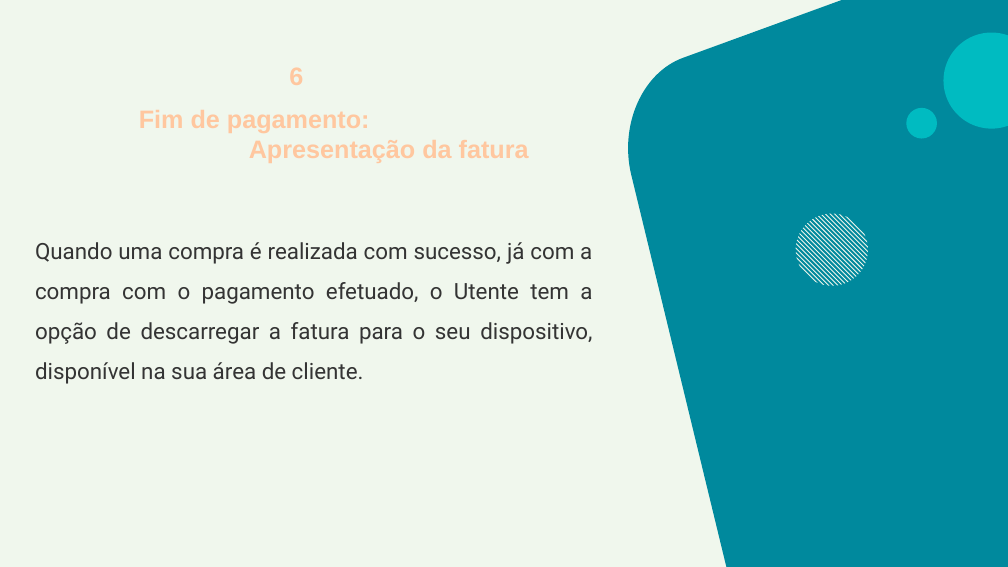
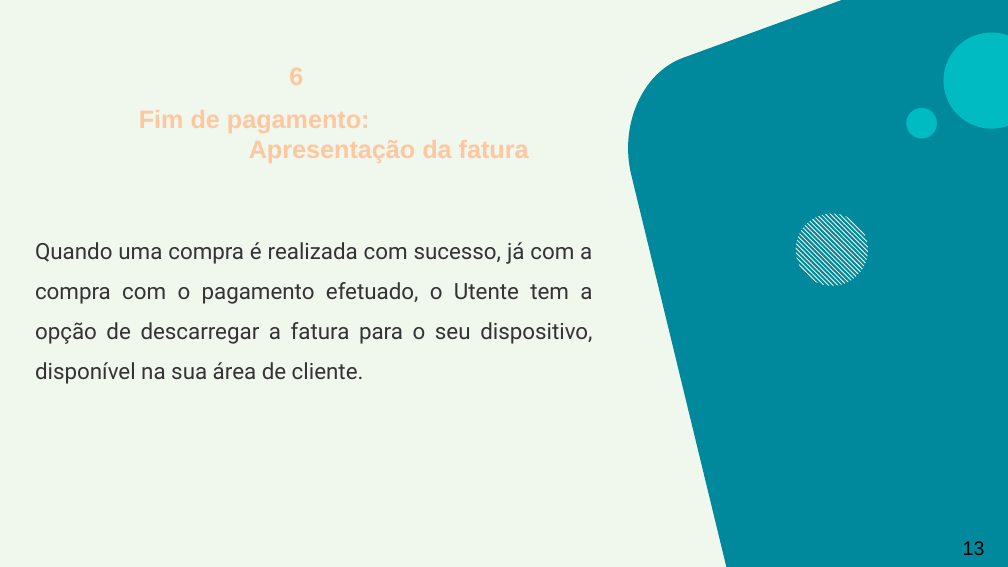
Before and after one commit to HugoDias27/ProjetoAMSI, a slide deck: slide 13 of PPT Projeto AMSI.pptx. Drawn at 1008x567 pixels with LibreOffice and Linux fonts; fonts in the diff are those of the drawing. Boxes give left, top, right and bottom in pixels: in the first picture for what was removed or moved away, otherwise in the second. Text is boxed around its words. In the diff, an @@ line names an element or a change of style, - is before the commit and + after.

```diff
--- a/PPT Projeto AMSI.pptx
+++ b/PPT Projeto AMSI.pptx
@@ text added at bbox=[963, 541, 985, 555], 14 pt, text #000000 @@
+13
```
Also in this commit, not shown: 23 other slides changed, 11 slides added.
